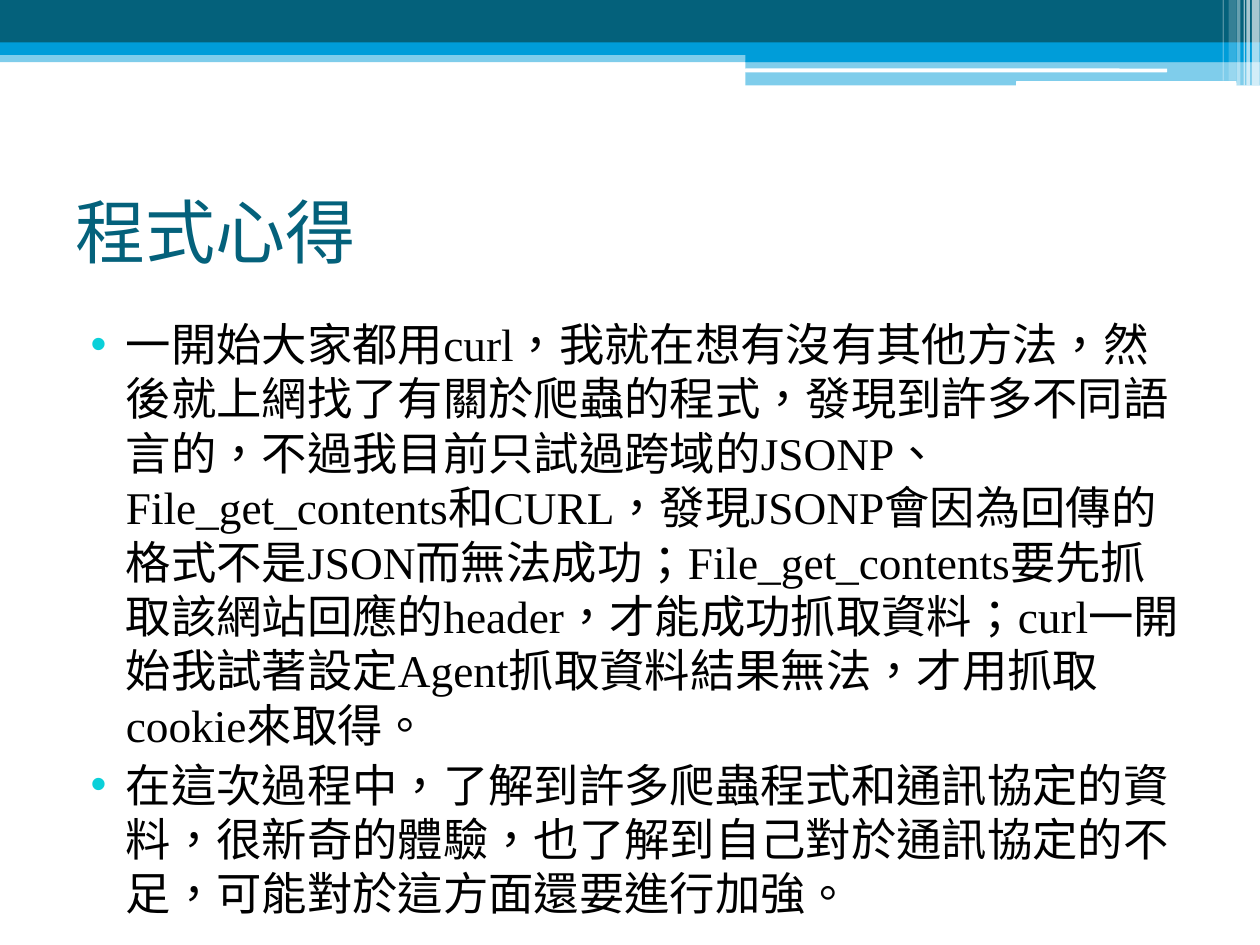
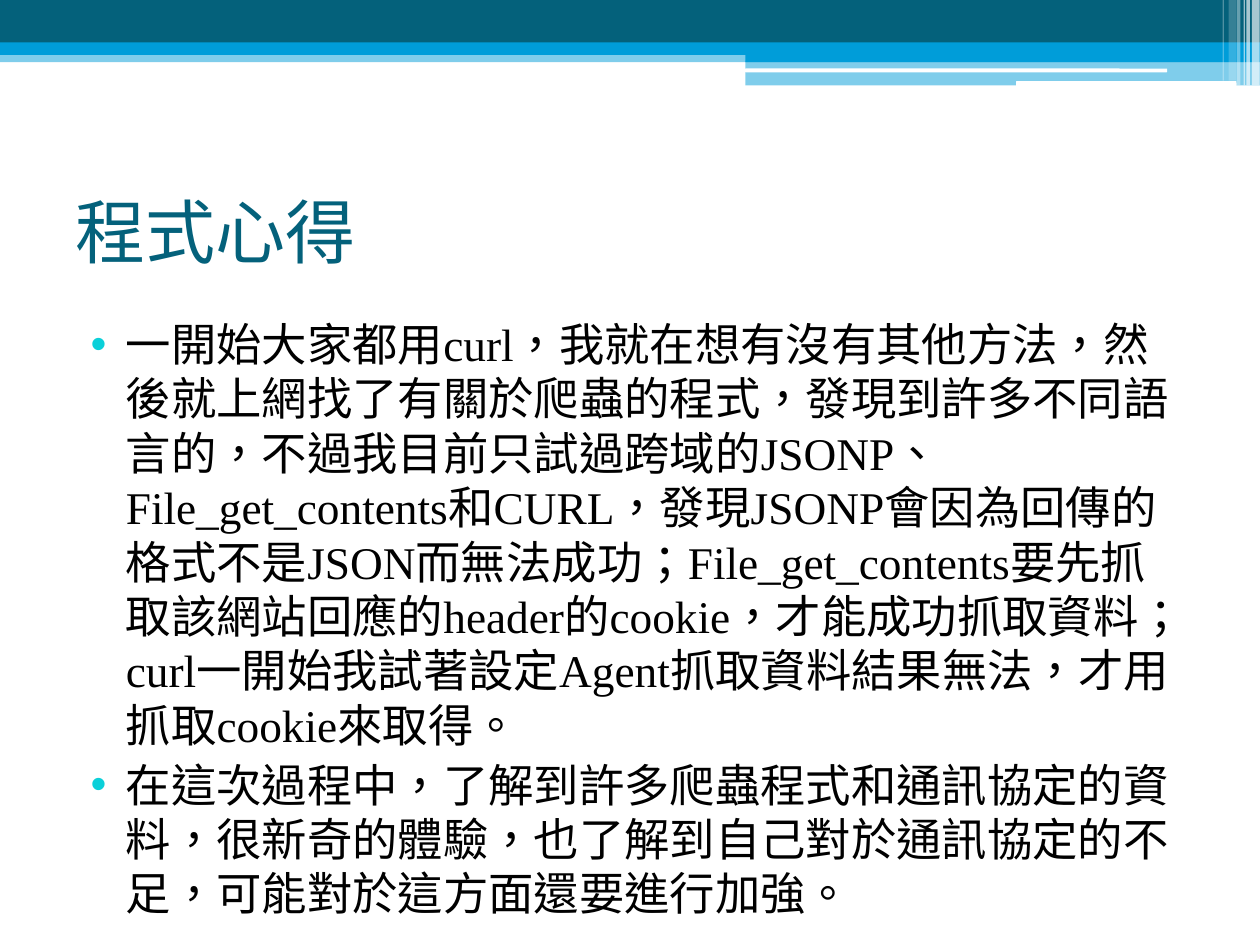
Before and after one commit to family2099/ReadSoccerData, a slide deck: slide 12 of 爬蟲與redis.pptx. Drawn at 1260x945 pixels with LibreOffice and Linux fonts; fonts in the diff are those of the drawing. Boxes give left, top, right and bottom in pixels: in the first picture for what was removed or moved away, otherwise in the second. Text is boxed around its words. In the diff, an @@ line names an element or a change of style, - is before the commit and + after.

```diff
--- a/爬蟲與redis.pptx
+++ b/爬蟲與redis.pptx
@@ text at (x1=126, y1=322, x2=1184, y2=746): text changed @@
-• 一開始大家都用curl，我就在想有沒有其他方法，然後就上網找了有關於爬蟲的程式，發現到許多不同語言的，不過我目前只試過跨域的JSONP、File_get_contents和CURL，發現JSONP會因為回傳的格式不是JSON而無法成功；File_get_contents要先抓取該網站回應的header，才能成功抓取資料；curl一開始我試著設定Agent抓取資料結果無法，才用抓取cookie來取得。
+• 一開始大家都用curl，我就在想有沒有其他方法，然後就上網找了有關於爬蟲的程式，發現到許多不同語言的，不過我目前只試過跨域的JSONP、File_get_contents和CURL，發現JSONP會因為回傳的格式不是JSON而無法成功；File_get_contents要先抓取該網站回應的header的cookie，才能成功抓取資料；curl一開始我試著設定Agent抓取資料結果無法，才用抓取cookie來取得。
```
Also in this commit, not shown: 7 other slides changed.
